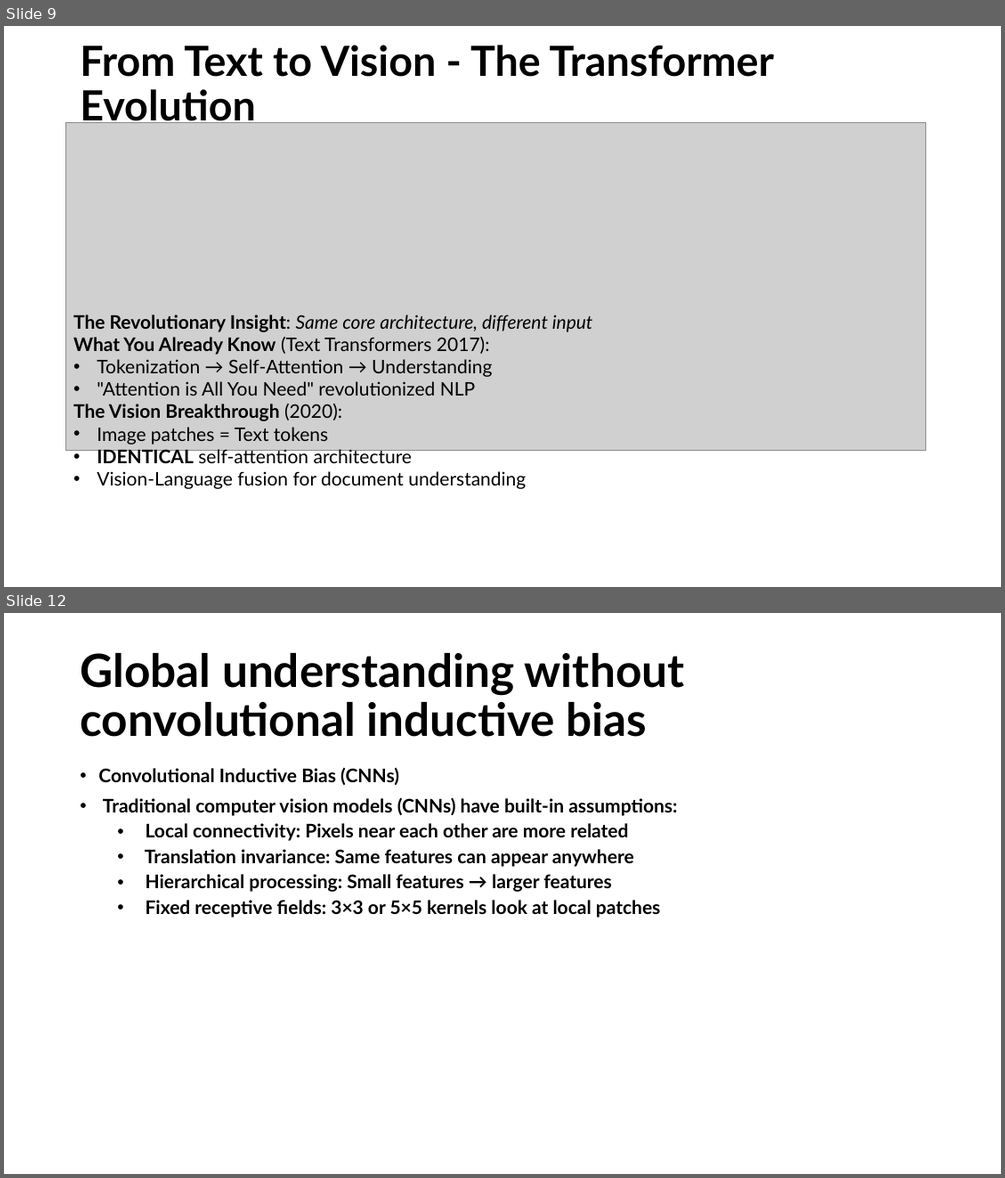
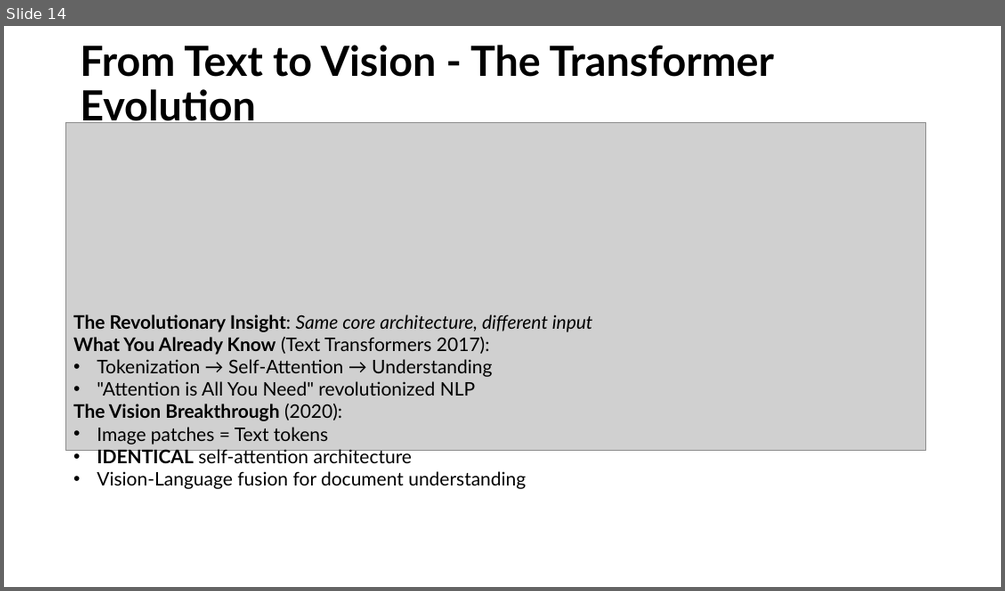
Before and after one commit to tmnestor/unified_vision_processor_minimal, a slide deck: presentation_materials/vision_transformers.pptx. Shown one above the other, each under a label of ours: slides 9 and 12 before the commit, slide 14 after it; the slides between them are not shown. The pictures are 1005x1178 and 1005x591 pixels, drawn with LibreOffice and Linux fonts; fonts in the diff are those of the drawing; grey boxes stand for pictures. Boxes give left, top, right and bottom in pixels: in the first picture for what was removed or moved away, otherwise in the second. Text is boxed around its words. In the diff, an @@ line names an element or a change of style, - is before the commit and + after.

```diff
--- a/presentation_materials/vision_transformers.pptx
+++ b/presentation_materials/vision_transformers.pptx
@@ slide 12 removed at box(4, 613, 1001, 1174), background #FFFFFF @@
@@ title removed at box(80, 653, 685, 737) @@
-Global understanding without convolutional inductive bias
@@ text removed at box(98, 767, 677, 917) @@
-• Convolutional Inductive Bias (CNNs)
-• Traditional computer vision models (CNNs) have built-in assumptions:
-  • Local connectivity: Pixels near each other are more related
-  • Translation invariance: Same features can appear anywhere
-  • Hierarchical processing: Small features → larger features
-  • Fixed receptive fields: 3×3 or 5×5 kernels look at local patches
@@ what was slide 9 is now slide 14 @@
```
Also in this commit, not shown: 3 slides changed, 14 slides added, 5 other slides removed, 1 other file.
